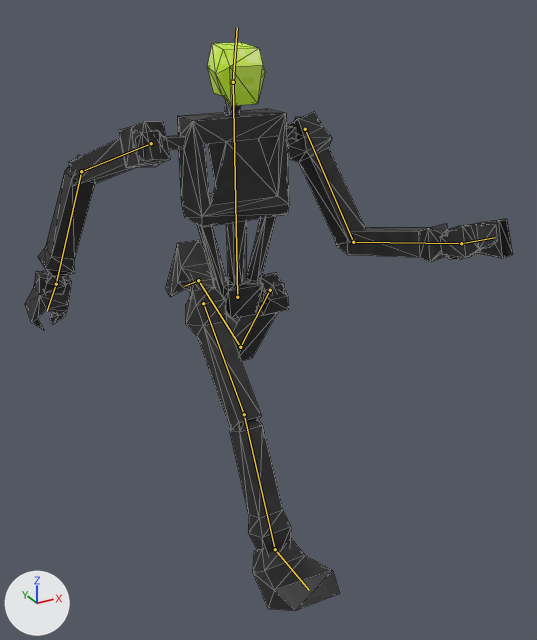
A saved change to the Blender file assets/character/brickbot/char_brickbot_3.blend.
Before and after are seen from a camera (50 mm lens) standing at (-0.998, -2.02, 1.81) and looking at (0.095, -0.032, 0.816). The axes (+X, +Y, +Z) are drawn at lower left. The lights are the same throughout. Both versions are drawn at frame 15 of the action 'metarigAction'; the numbers are the values there. The bones that bend it are drawn over the model as lines. Mesh edges are drawn as thin lines.

Objects in the first picture: 'arml_frame', 'armr_frame', 'core_frame', 'legs_frame'.
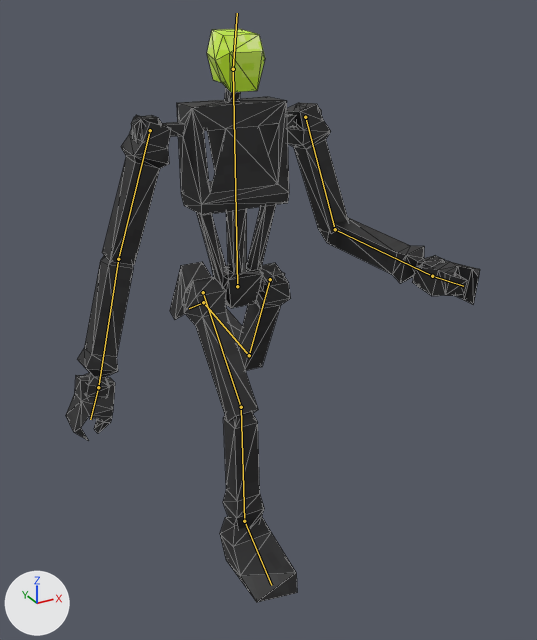
What changed in the scene script:
```text
Change bone_cog:
    where bone_cog = bpy.data.objects['metarig'].pose.bones['cog']
    bone_cog.location: (0.0, -0.16, -0.003) -> (0.0, -0.124, -0.002)
Change bone_upper_arm_l:
    where bone_upper_arm_l = bpy.data.objects['metarig'].pose.bones['upper_arm.L']  # child of 'spine'
    bone_upper_arm_l.rotation_quaternion: (0.914, 0.152, -0.114, -0.376) -> (0.925, 0.034, -0.019, -0.379)  # degrees (21, -5, -46) -> degrees (4, -1, -45)
Change bone_forearm_l:
    where bone_forearm_l = bpy.data.objects['metarig'].pose.bones['forearm.L']  # child of 'upper_arm.L'
    bone_forearm_l.rotation_quaternion: (0.768, 0.615, -0.173, -0.007) -> (0.793, 0.586, -0.165, -0.007)  # degrees (79, -15, -13) -> degrees (74, -15, -12)
Change bone_hand_l:
    where bone_hand_l = bpy.data.objects['metarig'].pose.bones['hand.L']  # child of 'forearm.L'
    bone_hand_l.rotation_quaternion: (0.998, -0.034, -0.018, -0.024) -> (1.0, 0.0, 0.0, 0.0)  # degrees (-4, -2, -3) -> degrees (0, 0, 0)
Change bone_upper_arm_r:
    where bone_upper_arm_r = bpy.data.objects['metarig'].pose.bones['upper_arm.R']  # child of 'spine'
    bone_upper_arm_r.rotation_quaternion: (0.77, -0.432, -0.355, 0.302) -> (0.924, -0.023, -0.027, 0.372)  # degrees (-67, -17, 54) -> degrees (-4, -2, 44)
Change bone_forearm_r:
    where bone_forearm_r = bpy.data.objects['metarig'].pose.bones['forearm.R']  # child of 'upper_arm.R'
    bone_forearm_r.rotation_quaternion: (0.866, 0.48, 0.141, 0.006) -> (0.983, 0.091, 0.027, 0.001)  # degrees (59, 14, 9) -> degrees (11, 3, 0)
Change bone_thigh_l:
    where bone_thigh_l = bpy.data.objects['metarig'].pose.bones['thigh.L']  # child of 'spine'
    bone_thigh_l.rotation_quaternion: (0.961, 0.315, 0.002, 0.001) -> (0.978, 0.211, 0.0, 0.0)  # degrees (36, 0, 0) -> degrees (24, 0, 0)
Change bone_shin_l:
    where bone_shin_l = bpy.data.objects['metarig'].pose.bones['shin.L']  # child of 'thigh.L'
    bone_shin_l.rotation_quaternion: (0.8, 0.598, 0.009, 0.0) -> (0.793, 0.609, 0.006, 0.002)  # degrees (74, 1, 1) -> degrees (75, 0, 1)
Change bone_foot_l:
    where bone_foot_l = bpy.data.objects['metarig'].pose.bones['foot.L']  # child of 'shin.L'
    bone_foot_l.rotation_quaternion: (0.993, 0.116, 0.011, -0.004) -> (0.981, 0.189, 0.017, -0.007)  # degrees (13, 1, 0) -> degrees (22, 2, 0)
Change bone_thigh_r:
    where bone_thigh_r = bpy.data.objects['metarig'].pose.bones['thigh.R']  # child of 'spine'
    bone_thigh_r.rotation_quaternion: (0.919, -0.395, 0.0, 0.0) -> (0.933, -0.359, 0.0, 0.0)  # degrees (-47, 0, 0) -> degrees (-42, 0, 0)
Change bone_shin_r:
    where bone_shin_r = bpy.data.objects['metarig'].pose.bones['shin.R']  # child of 'thigh.R'
    bone_shin_r.rotation_quaternion: (0.97, 0.159, -0.002, -0.001) -> (0.94, 0.342, -0.003, -0.001)  # degrees (19, 0, 0) -> degrees (40, 0, 0)
Change bone_foot_r:
    where bone_foot_r = bpy.data.objects['metarig'].pose.bones['foot.R']  # child of 'shin.R'
    bone_foot_r.rotation_quaternion: (0.993, -0.121, 0.011, -0.005) -> (0.997, -0.081, 0.007, -0.003)  # degrees (-14, 1, -1) -> degrees (-9, 1, 0)
```

What differs and where, as boxes [x1, y1, x2, y2] in the pictures (537 x 640 px):
'core_frame', posed
    before: [132, 42, 303, 319]
    after: [131, 29, 321, 308]
'legs_frame', posed (27% narrower, 8% shorter)
    before: [165, 240, 339, 611]
    after: [170, 262, 297, 602]
'armr_frame', posed (27% narrower, 55% taller)
    before: [25, 121, 170, 330]
    after: [66, 115, 171, 440]
'arml_frame', posed (14% narrower, 33% taller)
    before: [287, 111, 512, 262]
    after: [287, 103, 480, 304]
bone 'upper_arm.L', root to tip
    before: (305, 129) to (353, 242)
    after: (305, 117) to (335, 229)
bone 'forearm.L', root to tip
    before: (353, 242) to (461, 243)
    after: (335, 229) to (432, 276)
bone 'hand.L', root to tip
    before: (461, 243) to (495, 237)
    after: (432, 276) to (463, 286)
bone 'upper_arm.R', root to tip
    before: (151, 143) to (81, 171)
    after: (150, 130) to (118, 259)
bone 'forearm.R', root to tip
    before: (81, 171) to (56, 284)
    after: (118, 259) to (98, 387)
bone 'thigh.L', root to tip
    before: (270, 290) to (240, 347)
    after: (270, 279) to (249, 355)
bone 'shin.L', root to tip
    before: (240, 347) to (198, 280)
    after: (249, 355) to (203, 302)
bone 'foot.L', root to tip
    before: (198, 280) to (184, 286)
    after: (203, 302) to (189, 308)
bone 'thigh.R', root to tip
    before: (203, 303) to (244, 414)
    after: (203, 292) to (241, 407)
bone 'shin.R', root to tip
    before: (244, 414) to (275, 549)
    after: (241, 407) to (244, 521)
bone 'foot.R', root to tip
    before: (275, 549) to (309, 590)
    after: (244, 521) to (271, 585)
